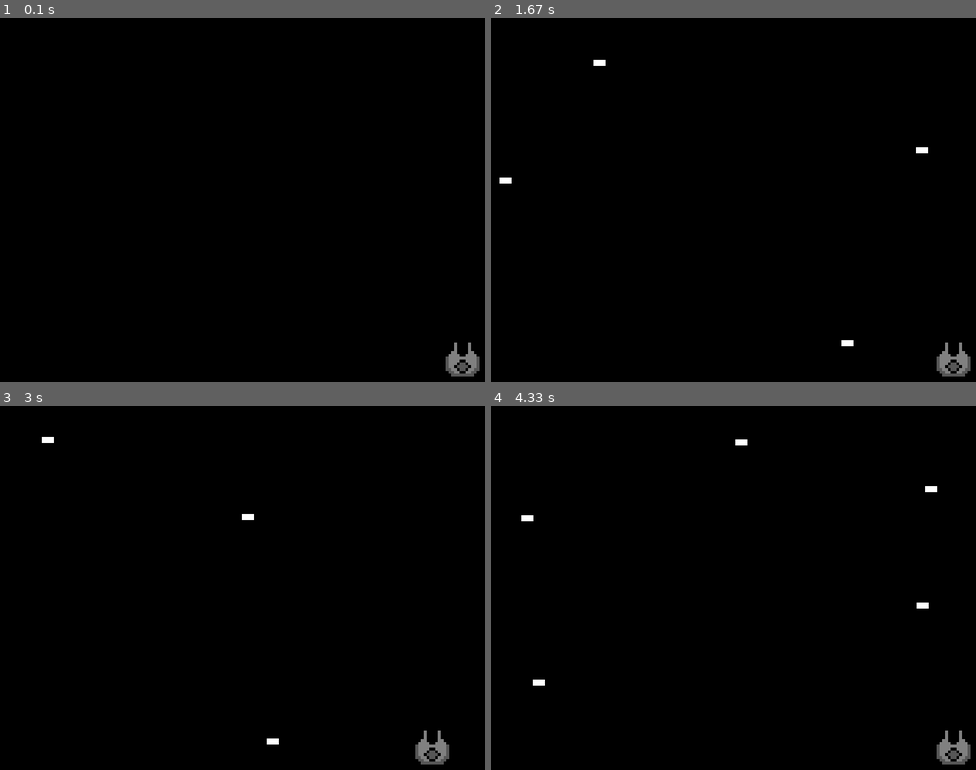
Above: before the commit, frames 1-4 (two rows, left to right).
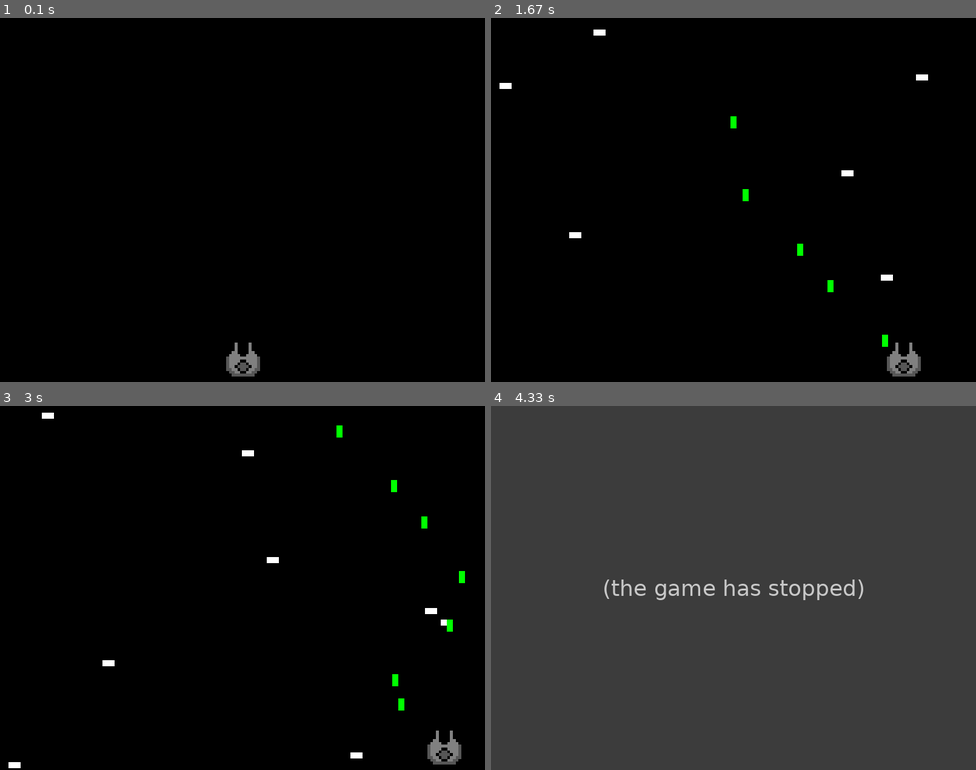
Above: after the commit, the same moments.

Repository: dmr034/pygame
Game: pygame game, started from main.py
The game is run twice, just before and just after one commit, with the same random seed, the same clock (stepped at 60 frames per second) and the same inputs.
Inputs:
- Up to frame 1 (0.1 s): no input
- Up to frame 2 (1.67 s): tap Space at 0.33, 0.73, 1.03, 1.23, 1.53 s; hold Right 0.67-1.13 s; hold Right 1.17-1.63 s
- Up to frame 3 (3 s): hold Right 1.67-2.2 s; tap Space at 1.73, 2.03, 2.3, 2.6, 2.73 s; hold Left 2.23-2.63 s; hold Right from 2.67 s (still down)
- Up to frame 4 (4.33 s): tap Space at 3.03 s; release Right at 3.3 s

The runs differ from the first frame. In frame 1, 0.8% of the frame differs, in the area x 46-99%, y 89-99%; in frame 2, 1.4%; in frame 3, 1.2%; in frame 4, 100%, in the area x 0-100%, y 0-100%.
After the commit the program exited at 3.43 s; later frames show no game.

Commit message:
ship can now shoot bullets, bullets don't collide

Diff:
--- /dev/null
+++ b/Bullet.py
@@ -0,0 +1,19 @@
+import pygame
+import random
+SCREEN_WIDTH = 800
+SCREEN_HEIGHT = 600
+class Bullet(pygame.sprite.Sprite):
+    def __init__(self, pos):
+        super(Bullet, self).__init__()
+        self.speed = 10
+        self.surf = pygame.Surface((10, 20))
+        self.surf.fill((0, 255, 0))
+        self.rect = self.surf.get_rect(center=pos)
+
+    def update(self):
+        self.rect.move_ip(0, -self.speed)
+        if self.rect.top <= 0:
+            self.kill()
+
+    def shoot(self, enemies):
+        enemies.sprites().remove
--- a/Player.py
+++ b/Player.py
@@ -1,4 +1,5 @@
 import pygame
+from pygame.math import Vector2
 from pygame.locals import (
     K_UP,
     K_DOWN,
@@ -8,6 +9,11 @@
     KEYDOWN,
     QUIT,
 )
+
+from Bullet import Bullet
+
+UP = Vector2(0, -1)
+
 SCREEN_WIDTH = 800
 SCREEN_HEIGHT = 600
 class Player(pygame.sprite.Sprite):
@@ -16,7 +22,7 @@
         player_image = pygame.image.load('starship.png')
         self.surf = pygame.transform.scale(player_image, (75, 75))
         self.rect = self.surf.get_rect()
-        self.rect.center = (SCREEN_WIDTH, SCREEN_HEIGHT)
+        self.rect.center = (SCREEN_WIDTH/2, SCREEN_HEIGHT)
 
     def update(self, pressed_keys):
         if pressed_keys[K_LEFT]:
@@ -32,6 +38,3 @@
             self.rect.top = 0
         if self.rect.bottom >= SCREEN_HEIGHT:
             self.rect.bottom = SCREEN_HEIGHT
-
-    def shoot(self): # TODO add shoot method that shoots and destorys enemies.
-        pass
--- a/main.py
+++ b/main.py
@@ -5,6 +5,7 @@
 
 import pygame
 
+from Bullet import Bullet
 from Enemy import Enemy
 from Player import Player
 
@@ -16,6 +17,7 @@
     K_ESCAPE,
     KEYDOWN,
     QUIT,
+    K_SPACE,
 )
 
 SCREEN_WIDTH = 800
@@ -29,6 +31,7 @@
     player = Player()
 
     enemies = pygame.sprite.Group()
+    bullets = pygame.sprite.Group()
     all_sprites = pygame.sprite.Group()
     all_sprites.add(player)
 
@@ -43,6 +46,12 @@
             if event.type == KEYDOWN:
                 if event.key == K_ESCAPE: # If escape key is pressed, exit the program
                     running = False
+                if event.key == K_SPACE:
+                    new_bullet = Bullet(player.rect.center)
+                    bullets.add(new_bullet)
+                    all_sprites.add(new_bullet)
+                    new_bullet.shoot(enemies)
+
             if event.type == pygame.QUIT:
                 running = False
             elif event.type == ADDENEMY:
@@ -66,10 +75,11 @@
         player.update(pressed_keys)
 
         enemies.update()
+        bullets.update()
 
         pygame.display.flip()
 
-        clock.tick(60)
+        clock.tick(30)
 
     # Done! Time to quit.
     pygame.quit()
